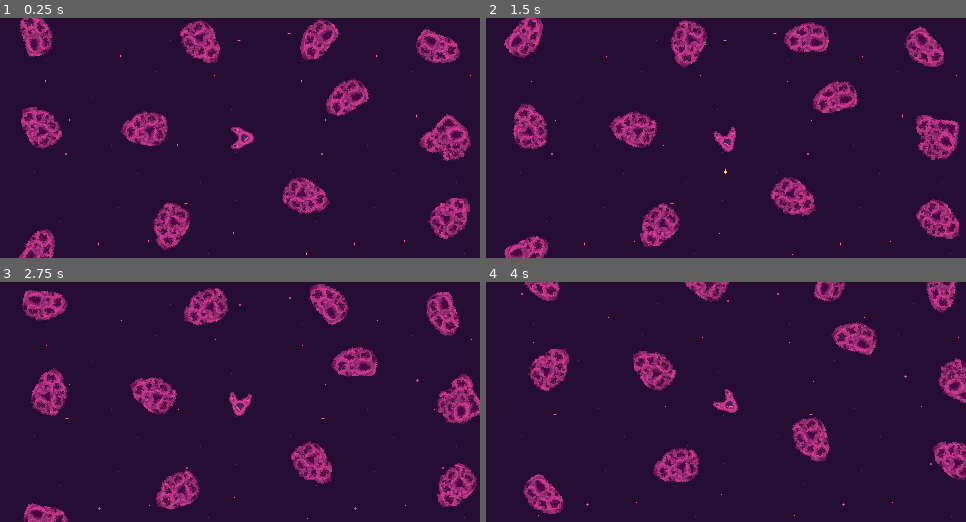
Above: before the commit, frames 1-4 (two rows, left to right).
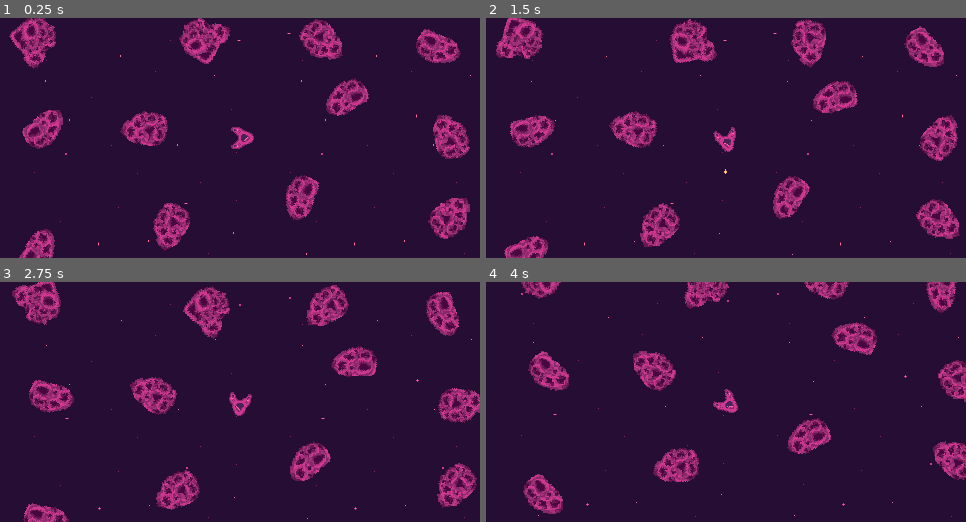
Above: after the commit, the same moments.

Repository: bear-minimum-studio/space-bear
Game: Godot game, scene res://World.tscn
Same seed, same stepped clock (60 frames per second), same inputs: the game is played once before the commit and once after it.
Inputs:
- Up to frame 1 (0.25 s): no input
- Up to frame 2 (1.5 s): hold Right (turn_right) 0.53-1.28 s; tap Down (decelerate) at 0.6 s; hold Left (turn_left) from 1.28 s (still down); tap Space (fire) at 1.35 s
- Up to frame 3 (2.75 s): release Left (turn_left) at 2.03 s; hold Right (turn_right) from 2.03 s (still down); tap Down (decelerate) at 2.1 s
- Up to frame 4 (4 s): release Right (turn_right) at 2.78 s; hold Up (accelerate) 2.78-3.53 s; tap Space (fire) at 2.85 s; hold Left (turn_left) from 3.53 s (still down); tap Down (decelerate) at 3.6 s

The runs differ from the first frame. In frame 1, 6.7% of the frame differs, in the area x 1-99%, y 0-85%; in frame 2, 6.7%, in the area x 2-99%, y 0-84%; in frame 3, 6.7%; in frame 4, 4.3%.

Commit message:
refactor: use pick_random instead of custom rand

Diff:
--- a/asteroids/Asteroid.gd
+++ b/asteroids/Asteroid.gd
@@ -13,8 +13,7 @@
 @onready var animation_player = $AnimationPlayer
 
 func _ready():
-	var rand_index = randi() % sprites.size()
-	sprite.texture = sprites[rand_index]
+	sprite.texture = sprites.pick_random()
 
 	sprite_container.rotation = randf_range(0, 2*PI)
 	animation_player.speed_scale = randf_range(0.2, 2)
